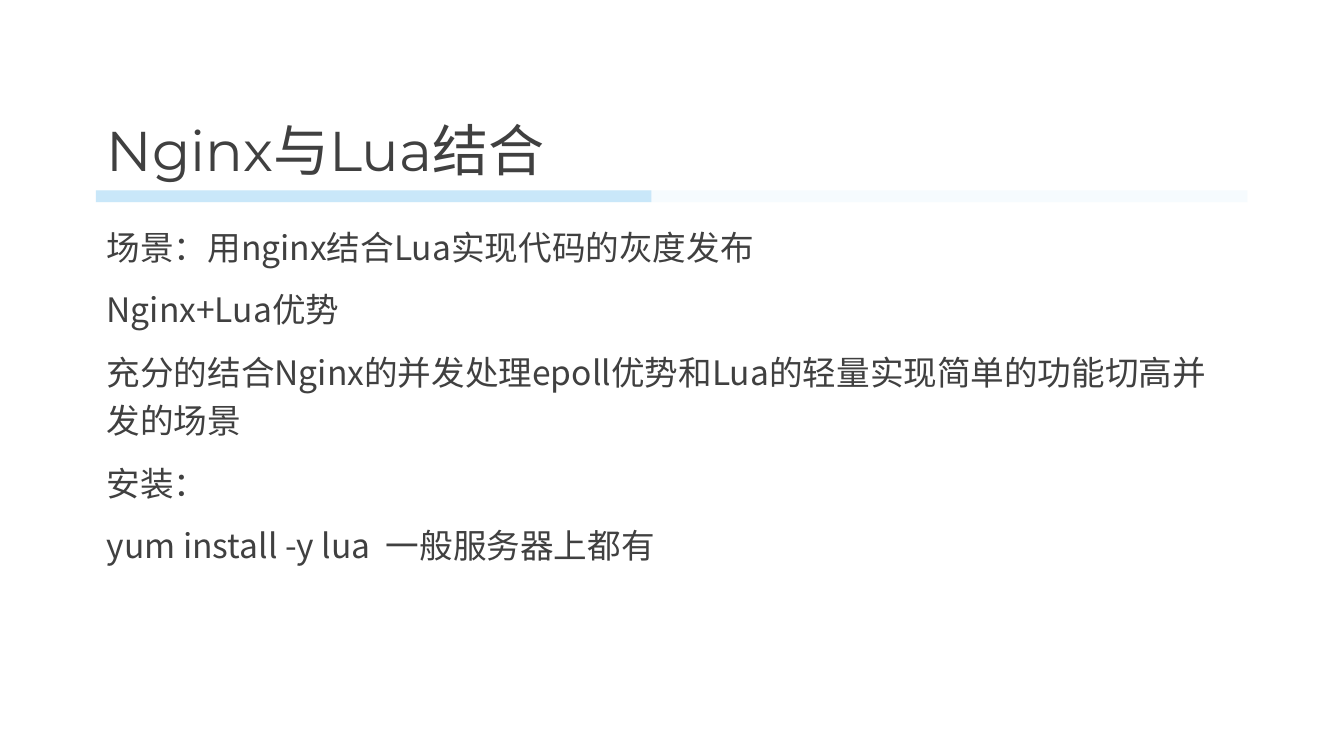
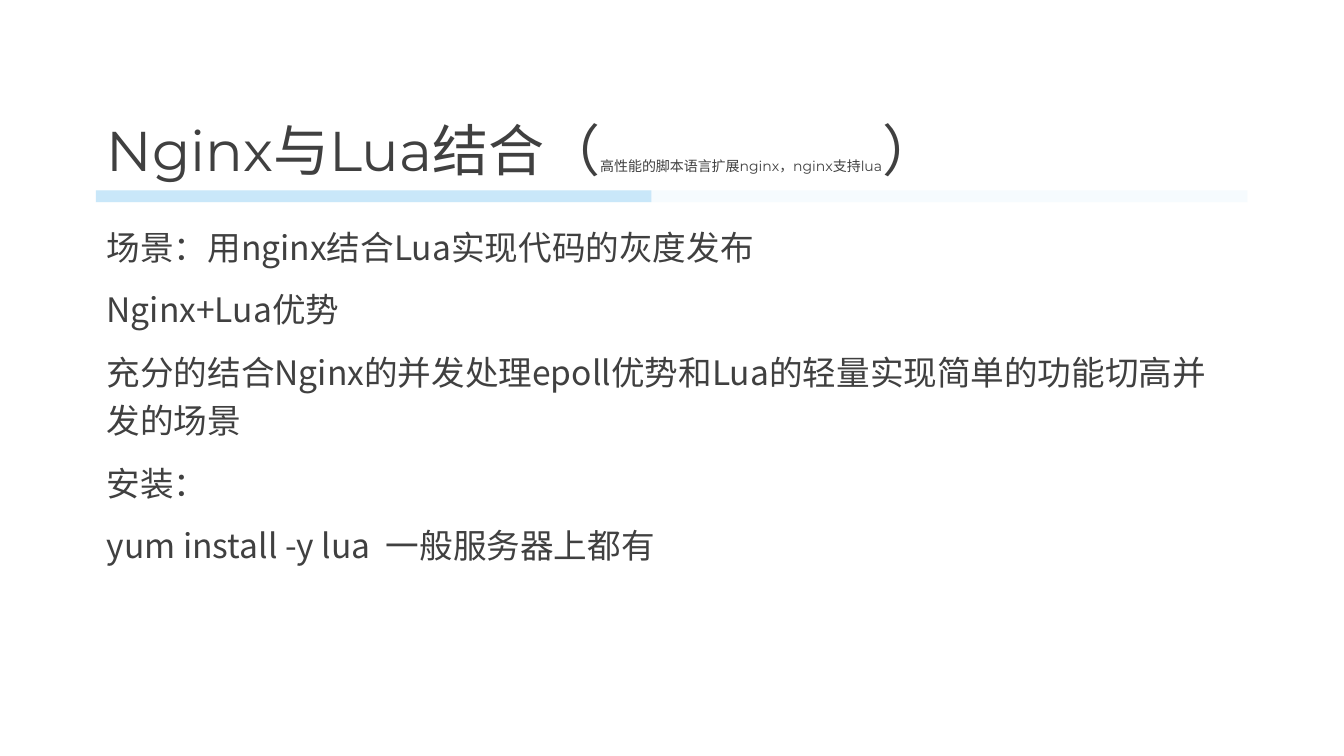
Before and after one commit to kakaisaname/php, a slide deck: slide 61 of nginx/Nginx.pptx. Drawn at 1344x756 pixels with LibreOffice and Linux fonts; fonts in the diff are those of the drawing; background and template pictures are left out. Boxes give left, top, right and bottom in pixels: in the first picture for what was removed or moved away, otherwise in the second. Text is boxed around its words. In the diff, an @@ line names an element or a change of style, - is before the commit and + after.

```diff
--- a/nginx/Nginx.pptx
+++ b/nginx/Nginx.pptx
@@ title at <box>107,123,882,182</box>: text changed; size 40 to 10 pt @@
-Nginx与Lua结合
+Nginx与Lua结合（高性能的脚本语言扩展nginx，nginx支持lua）
```
Also in this commit, not shown: 18 other slides changed, 4 slides added, 3 slides removed.
